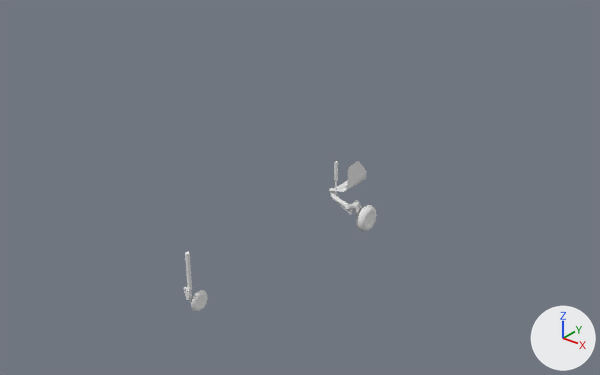
Two versions of the Blender file Models/MiG-23/MiG-23.blend, one commit apart.
One viewpoint serves both versions: a 50 mm camera at (67.4, -84.7, 52.4) aimed at (2.7, -3.8, 2.2). Lighting does not change. The marker at lower right points along +X, +Y and +Z.
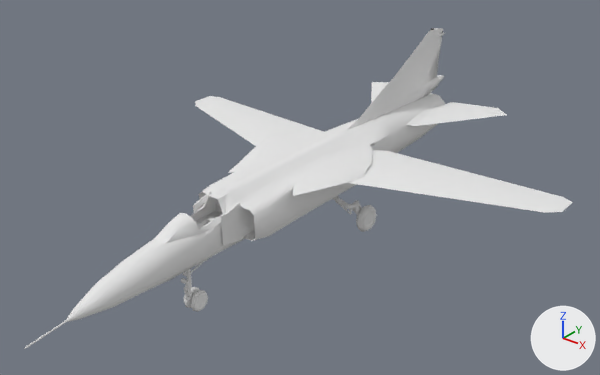
What differs and where, as boxes (x1, y1, x2, y2) in the pictures (600 x 375 px):
'Cube', shown
    after: (24, 28, 445, 349)
'Cube.001', shown
    after: (195, 96, 573, 213)
'Cube.004', reshaped
    before: (184, 161, 377, 311)
    after: (181, 181, 377, 312)
'Cube.002', shown
    after: (371, 82, 507, 126)
'Cube.003', shown
    after: (190, 189, 231, 232)
part 1 of me_cube_003, added
    after: (183, 287, 199, 308)
part 2 of me_cube_003, built on
    before: (184, 252, 208, 311)
    after: (181, 260, 208, 312)

Diff of the bpy script that builds the scene:
```diff
--- a/Models/MiG-23/MiG-23.blend.py
+++ b/Models/MiG-23/MiG-23.blend.py
@@ me_cube_003 @@
 # used by ob_cube_004; location = (0.0, 0.0, 0.0)
-me_cube_003.from_pydata(...)  # 394 vertices, 374 faces; spans x -0.5..7.3, y -23.6..10.4, z -9.2..3.0
+me_cube_003.from_pydata(...)  # 651 vertices, 639 faces; spans x -1.0..7.3, y -23.8..10.4, z -9.2..3.0
+# me_cube_003 part 1: the loose piece of 72 vertices spanning x 0.3..1.0, y -23.5..-20.6, z -9.2..-6.4 is copied, and the copy is moved by (-1.2, 0.0, 0.0); it spans x -1.0..-0.3, y -23.5..-20.6, z -9.2..-6.4
+# me_cube_003 part 2: 12 vertices moved from x 0.3..1.0, y -23.2..-20.8, z -8.9..-6.6 to x 0.3..1.0, y -23.3..-20.8, z -9.0..-6.6; 10 vertices removed from x -0.3..0.3, y -23.5..-22.7, z -7.1..-0.4; 159 vertices added at x -1.0..0.7, y -23.8..-20.1, z -8.0..-1.3
 me_cube_003.materials.append(mat_material)
@@ ob_cube_003 @@
 _m = ob_cube_003.modifiers.new('EdgeSplit', 'EDGE_SPLIT')
 _m.split_angle = 1.065
-ob_cube_003.hide_set(True)  # its collection is switched off
@@ ob_cube_002 @@
 _m = ob_cube_002.modifiers.new('EdgeSplit', 'EDGE_SPLIT')
 _m.split_angle = 1.047
-ob_cube_002.hide_set(True)  # its collection is switched off
@@ ob_cube_001 @@
 _m = ob_cube_001.modifiers.new('EdgeSplit', 'EDGE_SPLIT')
 _m.split_angle = 1.047
-ob_cube_001.hide_set(True)  # its collection is switched off
@@ ob_cube @@
 _m = ob_cube.modifiers.new('EdgeSplit', 'EDGE_SPLIT')
 _m.split_angle = 1.065
-ob_cube.hide_set(True)  # its collection is switched off
+_m = ob_cube.modifiers.new('Mirror', 'MIRROR')
```
